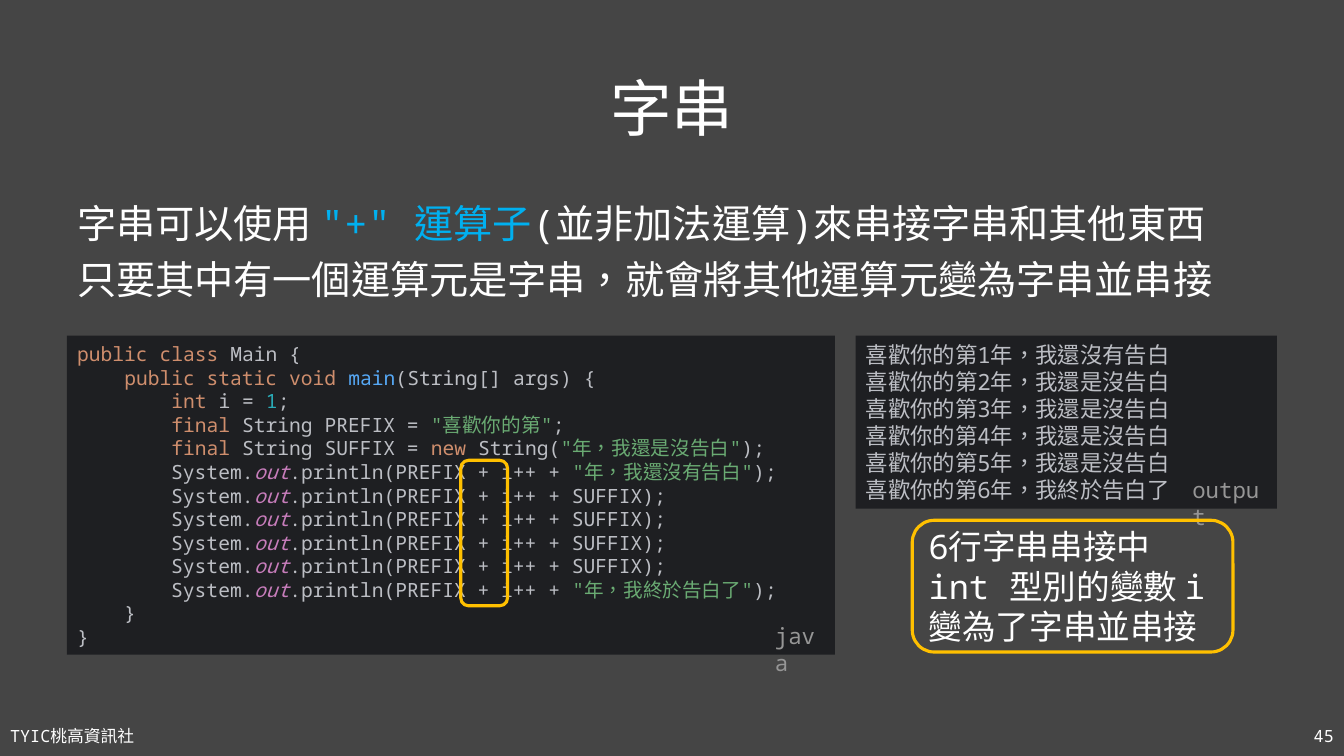
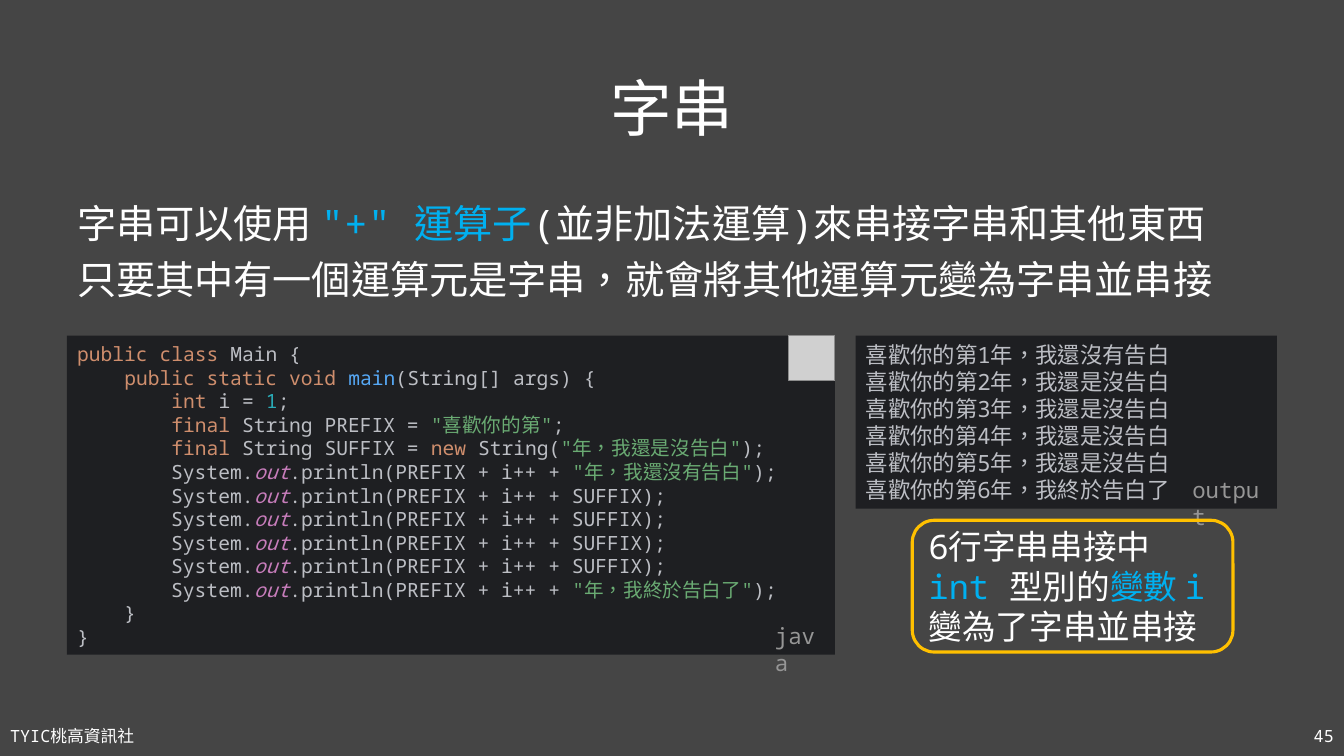
Before and after one commit to TYSHIC/slides, a slide deck: slide 45 of powerpoint/04_初探Java.pptx. Drawn at 1344x756 pixels with LibreOffice and Linux fonts; fonts in the diff are those of the drawing; grey boxes stand for pictures. Boxes give left, top, right and bottom in pixels: in the first picture for what was removed or moved away, otherwise in the second. Text is boxed around its words. In the diff, an @@ line names an element or a change of style, - is before the commit and + after.

```diff
--- a/powerpoint/04_初探Java.pptx
+++ b/powerpoint/04_初探Java.pptx
@@ picture added at [789,336,836,381] @@
@@ rounded rectangle removed at [461,461,507,606] @@
@@ text in rounded rectangle at [929,570,1205,602]: text colour #FFFFFF to #00B0F0 in "int 型別的變數 i" @@
```
Also in this commit, not shown: 31 other slides changed, 18 other files.
